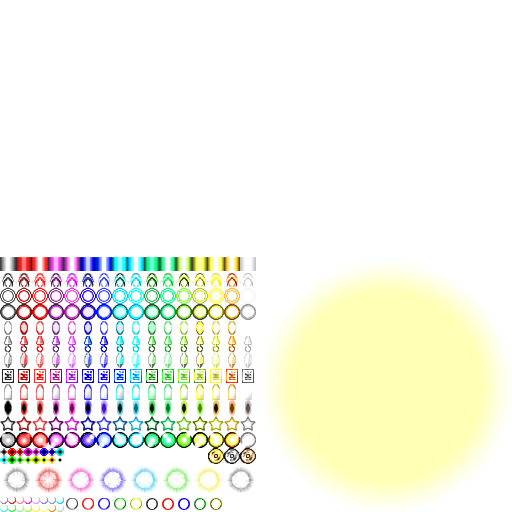
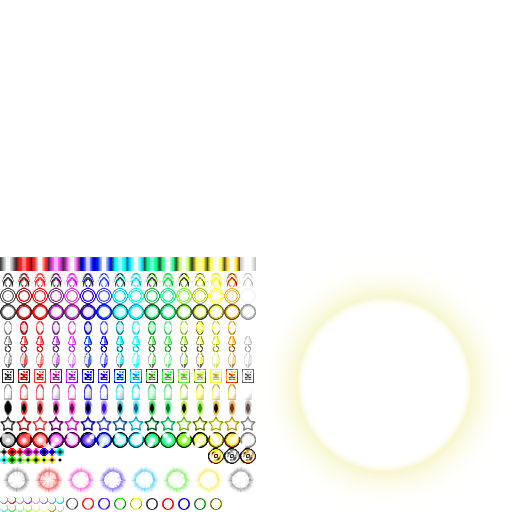
The second 512 × 512 image is a revision of the first. Changes to its layers:
added layer "Ellipse 1" above "Layer 2" over (297, 297, 472, 472)
hid "Layer 1" over (261, 261, 512, 512)
